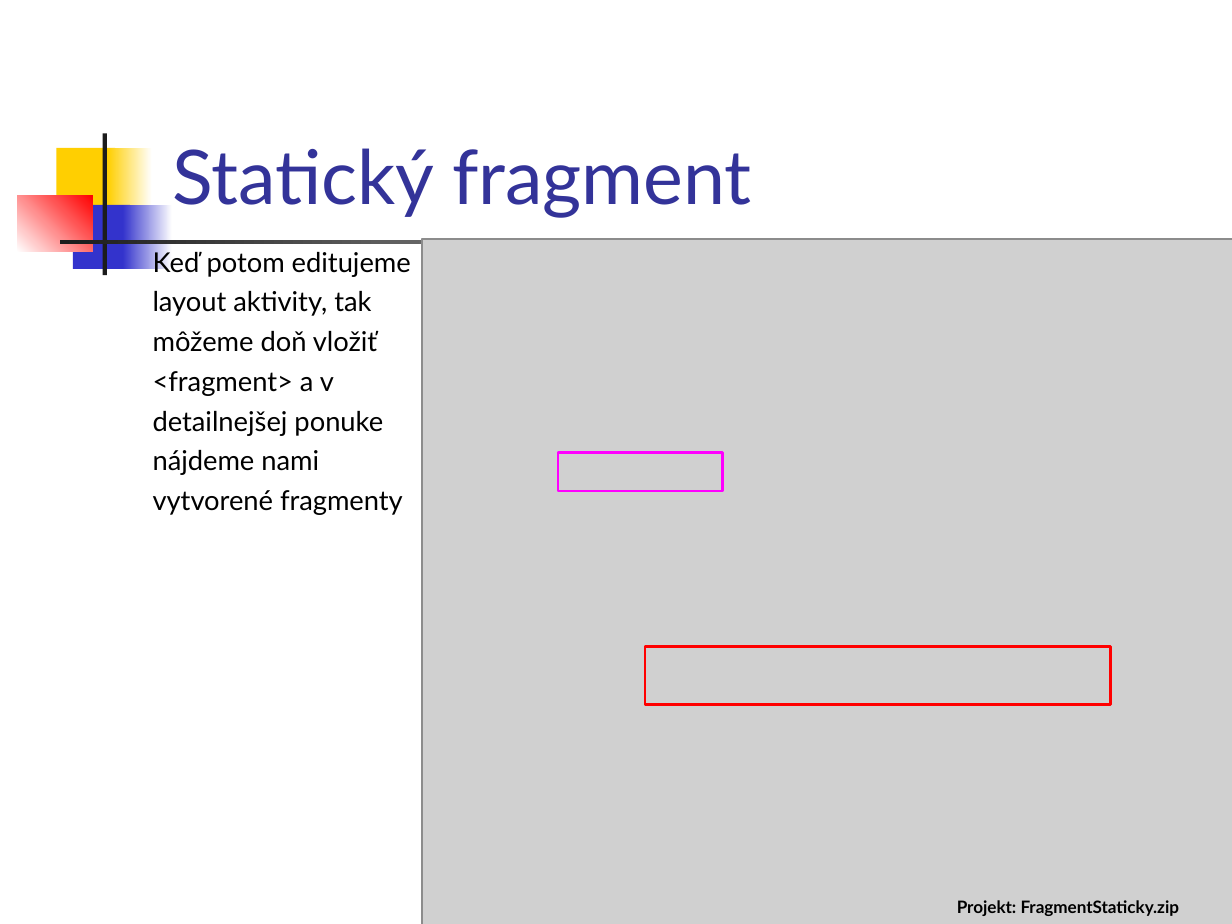
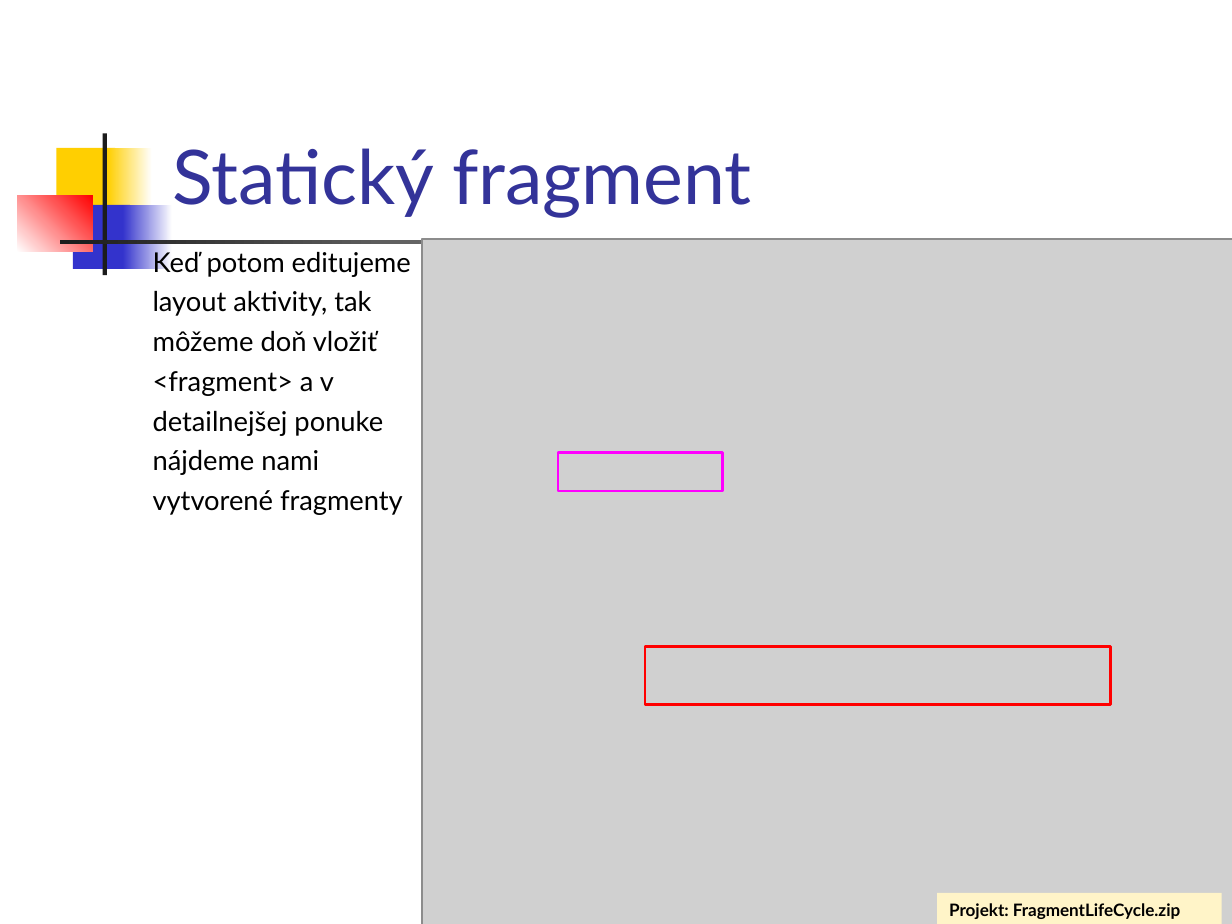
Before and after one commit to vmandro/Prednasky, a slide deck: slide 13 of 06/06_Android.ppt. Drawn at 1232x924 pixels with LibreOffice and Linux fonts; fonts in the diff are those of the drawing; grey boxes stand for pictures. Boxes give left, top, right and bottom in pixels: in the first picture for what was removed or moved away, otherwise in the second. Text is boxed around its words. In the diff, an @@ line names an element or a change of style, - is before the commit and + after.

```diff
--- a/06/06_Android.ppt
+++ b/06/06_Android.ppt
@@ rectangle "Projekt: FragmentLifeCycle.zip": place and size @@
-rectangle "Projekt: FragmentLifeCycle.zip" at (957, 900, 1180, 916)
+rectangle "Projekt: FragmentLifeCycle.zip" at (938, 893, 1222, 924)
@@ rectangle "Projekt: FragmentLifeCycle.zip" at (938, 893, 1222, 924): fill none to #FFF4C8 @@
@@ text in rectangle at (949, 903, 1180, 919): text changed @@
-Projekt: FragmentStaticky.zip
+Projekt: FragmentLifeCycle.zip
```
Also in this commit, not shown: 21 other slides changed, 1 slide added, 1 other file.
